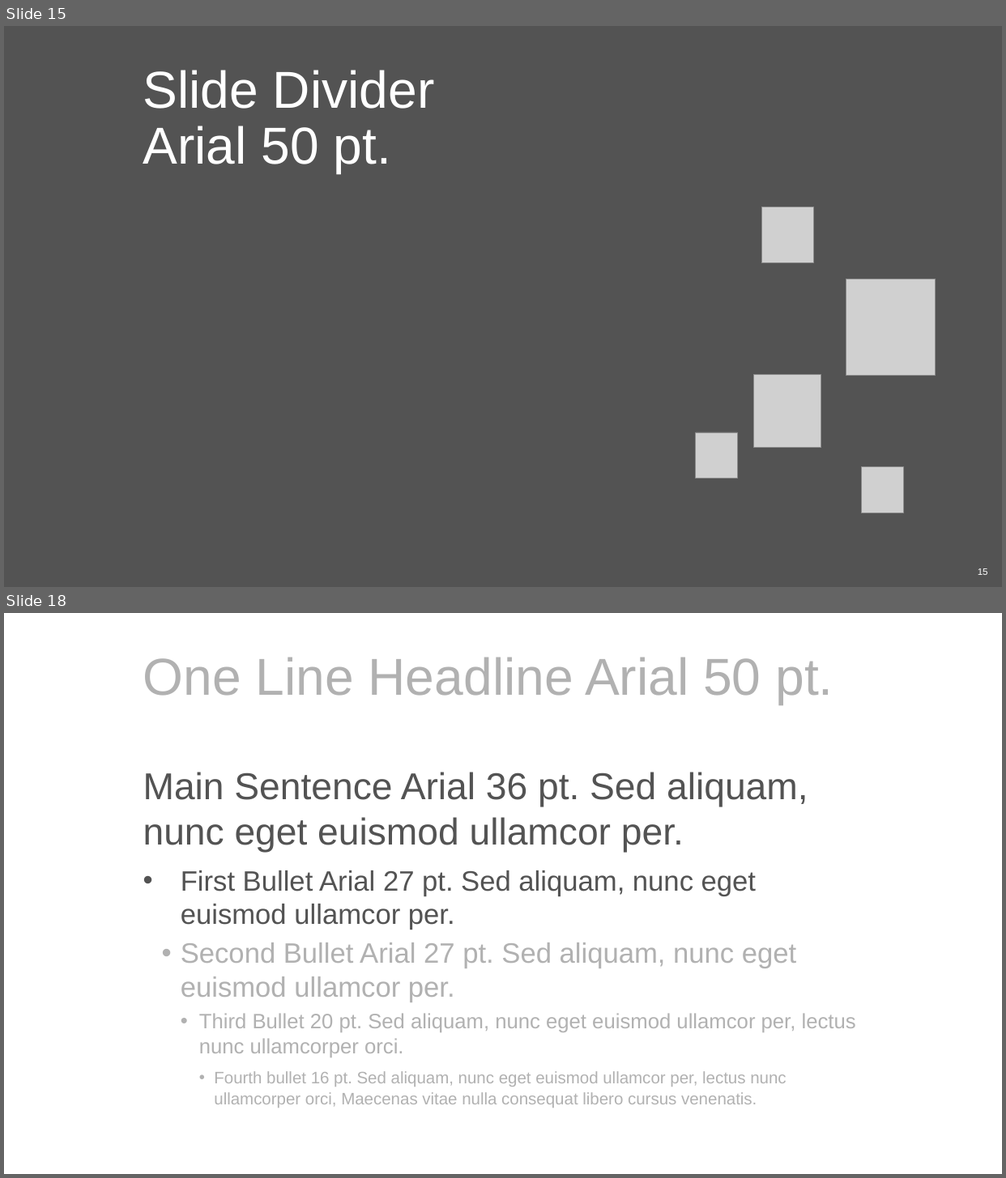
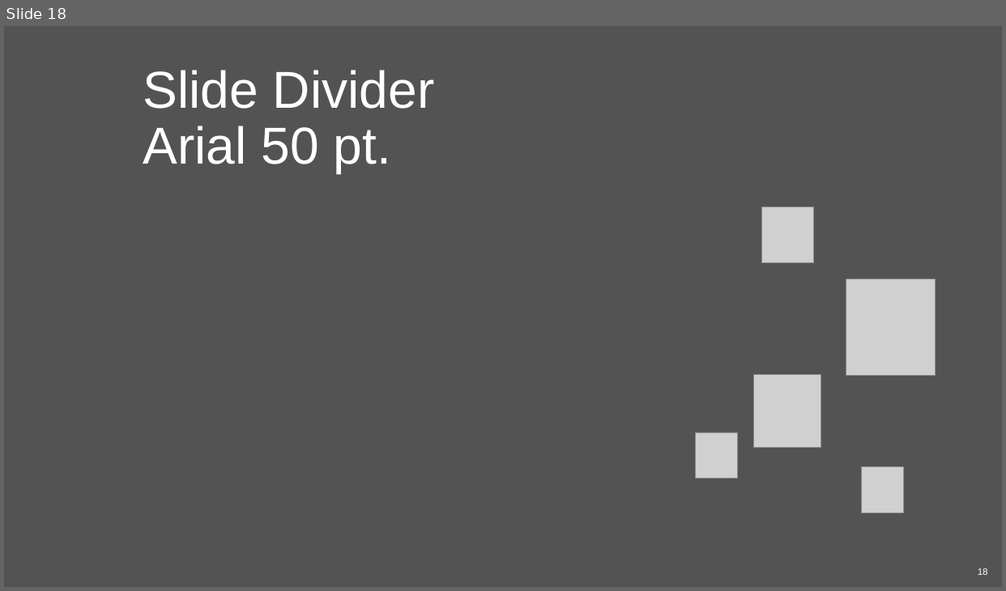
Before and after one commit to infusion-wro/infusion.js, a slide deck: #1 JS Intro/GroupIntro - ES2015.pptx. Shown one above the other, each under a label of ours: slides 15 and 18 before the commit, slide 18 after it; the slides between them are not shown. The pictures are 1006x1178 and 1006x591 pixels, drawn with LibreOffice and Linux fonts; fonts in the diff are those of the drawing; grey boxes stand for pictures; background and template pictures are left out. Boxes give left, top, right and bottom in pixels: in the first picture for what was removed or moved away, otherwise in the second. Text is boxed around its words. In the diff, an @@ line names an element or a change of style, - is before the commit and + after.

```diff
--- a/#1 JS Intro/GroupIntro - ES2015.pptx
+++ b/#1 JS Intro/GroupIntro - ES2015.pptx
@@ slide 18 removed at (4, 613, 1002, 1174), background #FFFFFF @@
@@ title removed at (143, 658, 833, 705) @@
-One Line Headline Arial 50 pt.
@@ text removed at (143, 772, 856, 1108) @@
-Main Sentence Arial 36 pt. Sed aliquam, nunc eget euismod ullamcor per.
-  • First Bullet Arial 27 pt. Sed aliquam, nunc eget euismod ullamcor per.
-    • Second Bullet Arial 27 pt. Sed aliquam, nunc eget euismod ullamcor per.
-      • Third Bullet 20 pt. Sed aliquam, nunc eget euismod ullamcor per, lectus nunc ullamcorper orci.
-        • Fourth bullet 16 pt. Sed aliquam, nunc eget euismod ullamcor per, lectus nunc ullamcorper orci, Maecenas vitae nulla consequat libero cursus venenatis.
@@ page number removed at (936, 1150, 988, 1165) @@
-18
@@ what was slide 15 is now slide 18 @@
```
Also in this commit, not shown: 5 slides added, 7 other slides removed, 4 other files.
